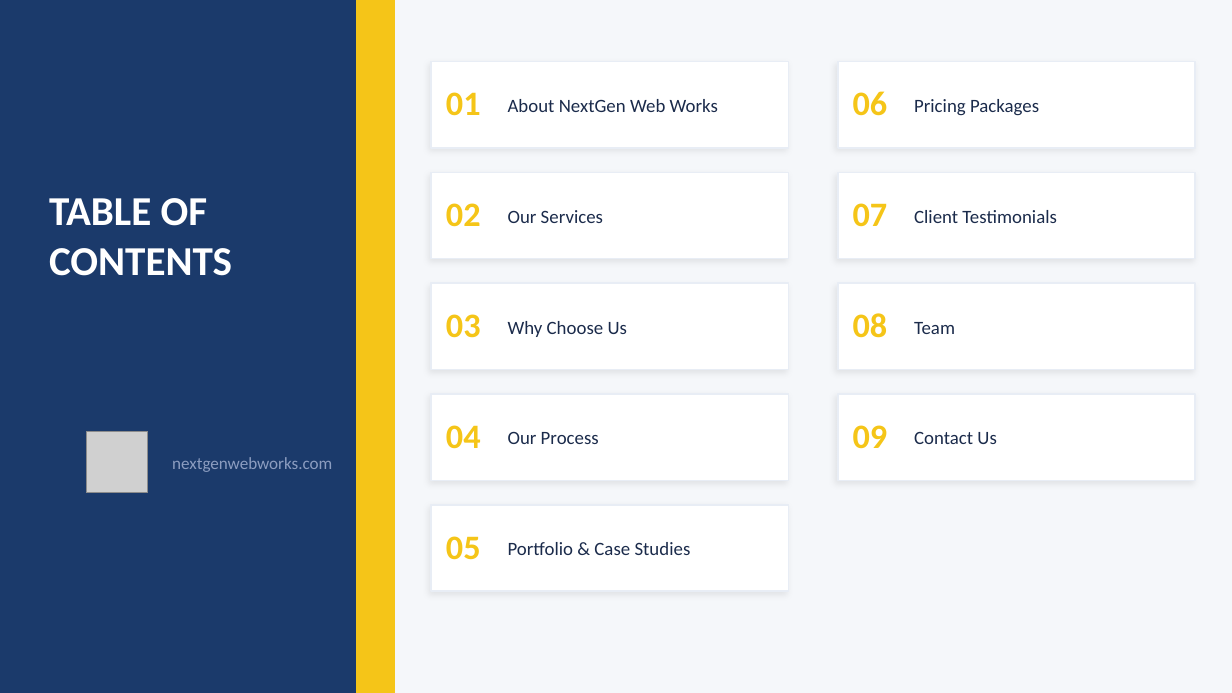
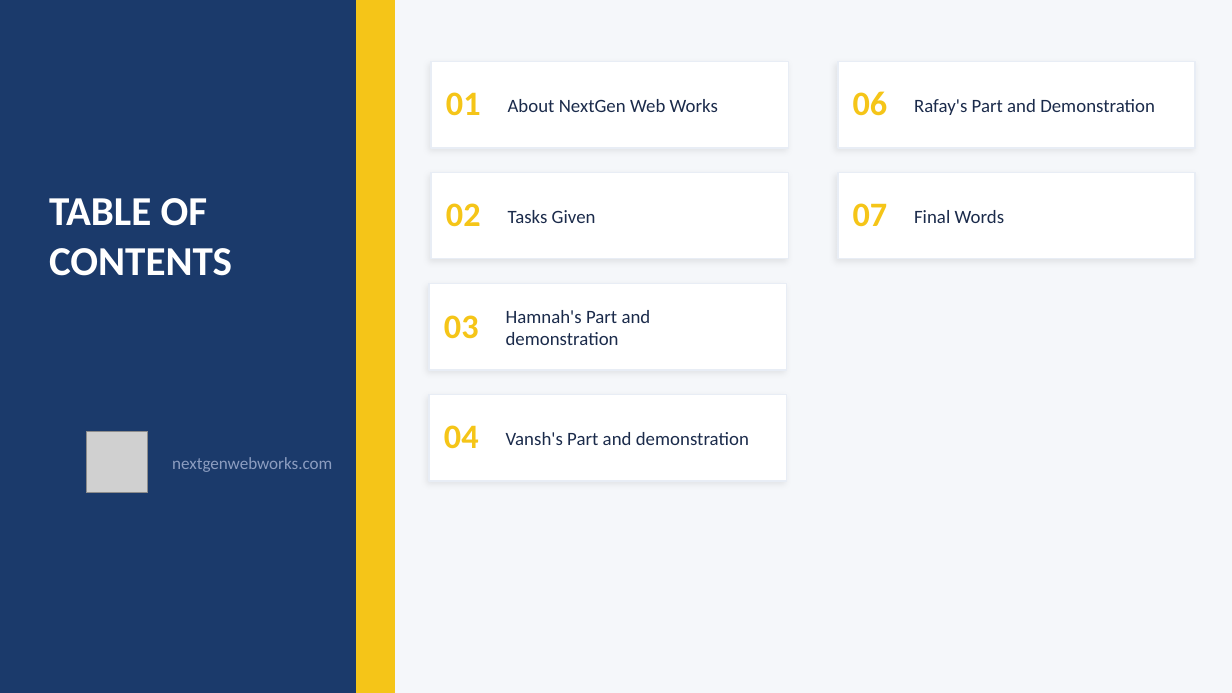
Before and after one commit to 105533624/project-2, a slide deck: slide 2 of NextGenWebWorks_Presentation.pptx. Drawn at 1232x693 pixels with LibreOffice and Linux fonts; fonts in the diff are those of the drawing; grey boxes stand for pictures. Boxes give left, top, right and bottom in pixels: in the first picture for what was removed or moved away, otherwise in the second. Text is boxed around its words. In the diff, an @@ line names an element or a change of style, - is before the commit and + after.

Commit message:
Added update presentation

```diff
--- a/NextGenWebWorks_Presentation.pptx
+++ b/NextGenWebWorks_Presentation.pptx
@@ text at (x1=914, y1=99, x2=1155, y2=115): text changed @@
-Pricing Packages
+Rafay's Part and Demonstration
@@ text at (x1=508, y1=210, x2=596, y2=223): text changed @@
-Our Services
+Tasks Given
@@ text at (x1=914, y1=210, x2=1005, y2=223): text changed @@
-Client Testimonials
+Final Words
@@ rectangle moved from (x1=431, y1=394, x2=788, y2=480) to (x1=429, y1=283, x2=786, y2=370) @@
@@ rectangle removed at (x1=431, y1=283, x2=788, y2=370) @@
@@ rectangle removed at (x1=838, y1=283, x2=1195, y2=370) @@
@@ text at (x1=506, y1=310, x2=651, y2=345): text changed @@
-Why Choose Us
+Hamnah's Part and demonstration
@@ text removed at (x1=853, y1=313, x2=888, y2=338) @@
-08
@@ text removed at (x1=914, y1=322, x2=955, y2=334) @@
-Team
@@ rectangle moved from (x1=431, y1=505, x2=788, y2=591) to (x1=429, y1=394, x2=786, y2=480) @@
@@ rectangle removed at (x1=838, y1=394, x2=1195, y2=480) @@
@@ text at (x1=506, y1=432, x2=749, y2=445): text changed @@
-Our Process
+Vansh's Part and demonstration
@@ text removed at (x1=853, y1=425, x2=888, y2=449) @@
-09
@@ text removed at (x1=914, y1=432, x2=996, y2=444) @@
-Contact Us
@@ text removed at (x1=446, y1=536, x2=481, y2=560) @@
-05
@@ text removed at (x1=508, y1=542, x2=691, y2=555) @@
-Portfolio & Case Studies
```
Also in this commit, not shown: 1 other slide changed, 10 slides added, 13 slides removed.
